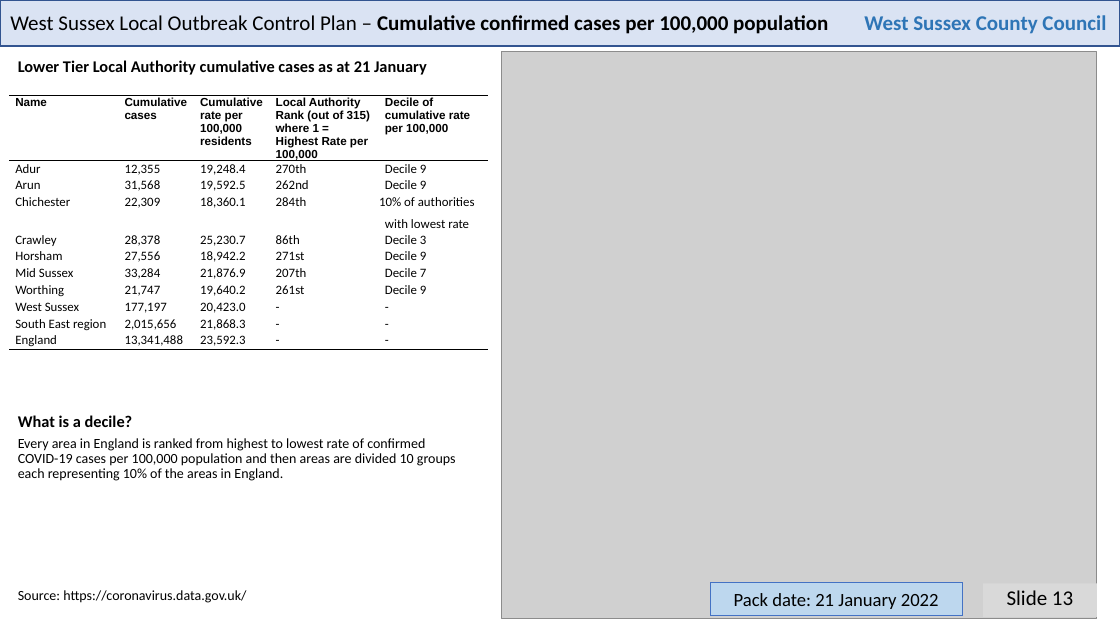
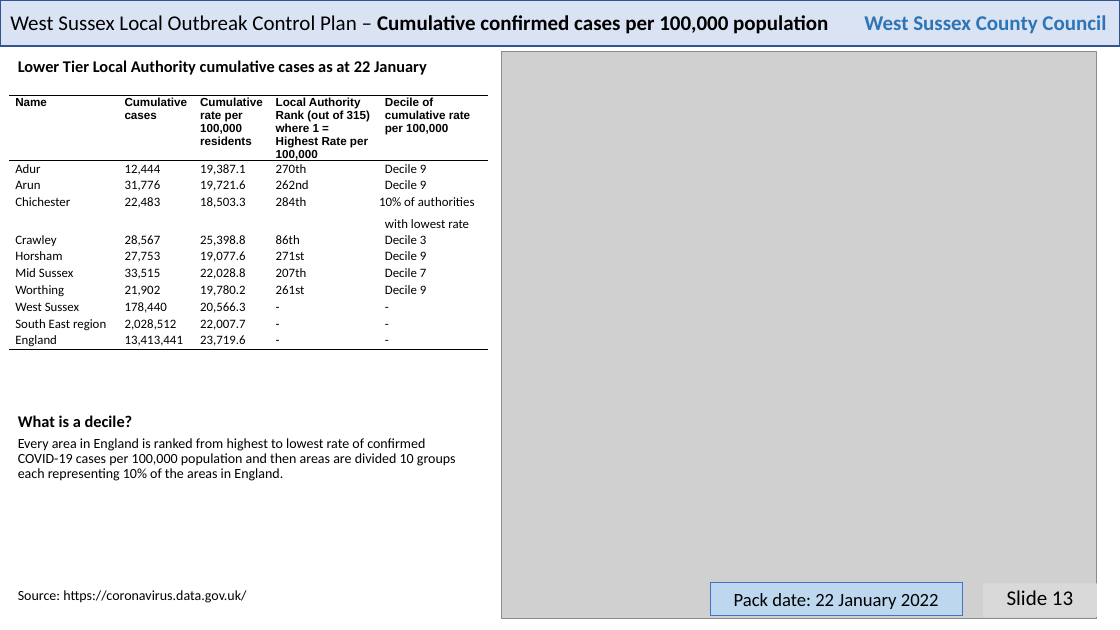
Before and after one commit to psychty/wsx_covid_datapack_public, a slide deck: slide 13 of Latest_West_Sussex_C19_slide_deck.pptx. Drawn at 1120x630 pixels with LibreOffice and Linux fonts; fonts in the diff are those of the drawing; grey boxes stand for pictures. Boxes give left, top, right and bottom in pixels: in the first picture for what was removed or moved away, otherwise in the second. Text is boxed around its words. In the diff, an @@ line names an element or a change of style, - is before the commit and + after.

```diff
--- a/Latest_West_Sussex_C19_slide_deck.pptx
+++ b/Latest_West_Sussex_C19_slide_deck.pptx
@@ text at bbox=[18, 60, 427, 75]: text changed @@
-Lower Tier Local Authority cumulative cases as at 21 January
+Lower Tier Local Authority cumulative cases as at 22 January
@@ table at bbox=[9, 96, 488, 350] @@
-row 2, column 2: 12,355
+row 2, column 2: 12,444
-row 2, column 3: 19,248.4
+row 2, column 3: 19,387.1
-row 3, column 2: 31,568
+row 3, column 2: 31,776
-row 3, column 3: 19,592.5
+row 3, column 3: 19,721.6
-row 4, column 2: 22,309
+row 4, column 2: 22,483
-row 4, column 3: 18,360.1
+row 4, column 3: 18,503.3
-row 5, column 2: 28,378
+row 5, column 2: 28,567
-row 5, column 3: 25,230.7
+row 5, column 3: 25,398.8
-row 6, column 2: 27,556
+row 6, column 2: 27,753
-row 6, column 3: 18,942.2
+row 6, column 3: 19,077.6
-row 7, column 2: 33,284
+row 7, column 2: 33,515
-row 7, column 3: 21,876.9
+row 7, column 3: 22,028.8
-row 8, column 2: 21,747
+row 8, column 2: 21,902
-row 8, column 3: 19,640.2
+row 8, column 3: 19,780.2
-row 9, column 2: 177,197
+row 9, column 2: 178,440
-row 9, column 3: 20,423.0
+row 9, column 3: 20,566.3
-row 10, column 2: 2,015,656
+row 10, column 2: 2,028,512
-row 10, column 3: 21,868.3
+row 10, column 3: 22,007.7
-row 11, column 2: 13,341,488
+row 11, column 2: 13,413,441
-row 11, column 3: 23,592.3
+row 11, column 3: 23,719.6
@@ text in rectangle at bbox=[734, 593, 939, 609]: text changed @@
-Pack date: 21 January 2022
+Pack date: 22 January 2022
```
Also in this commit, not shown: 21 other slides changed, 59 other files.
